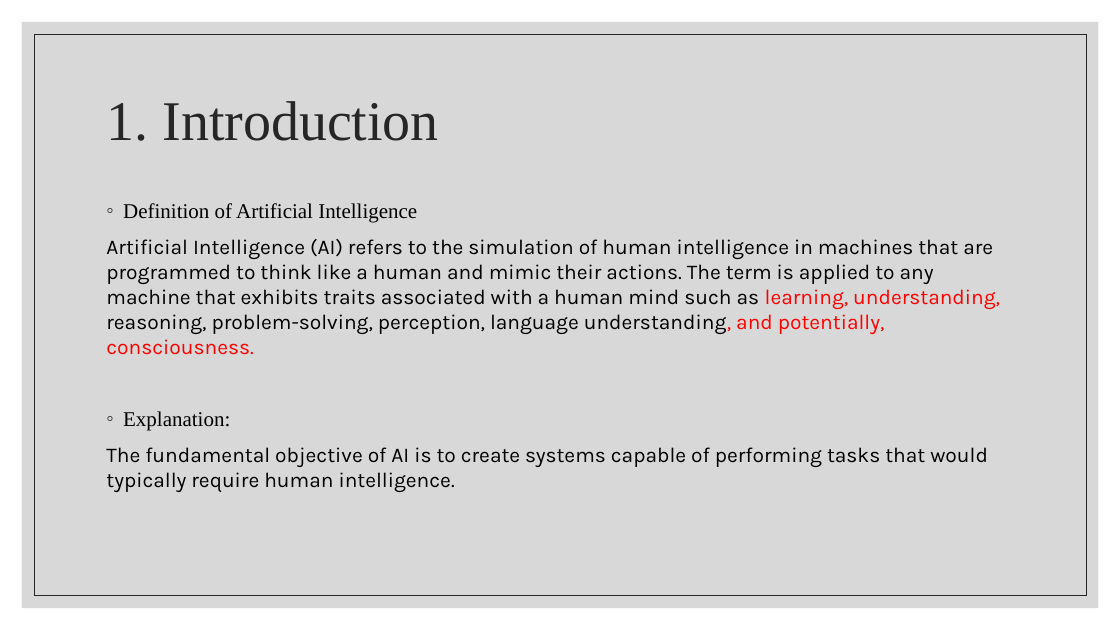
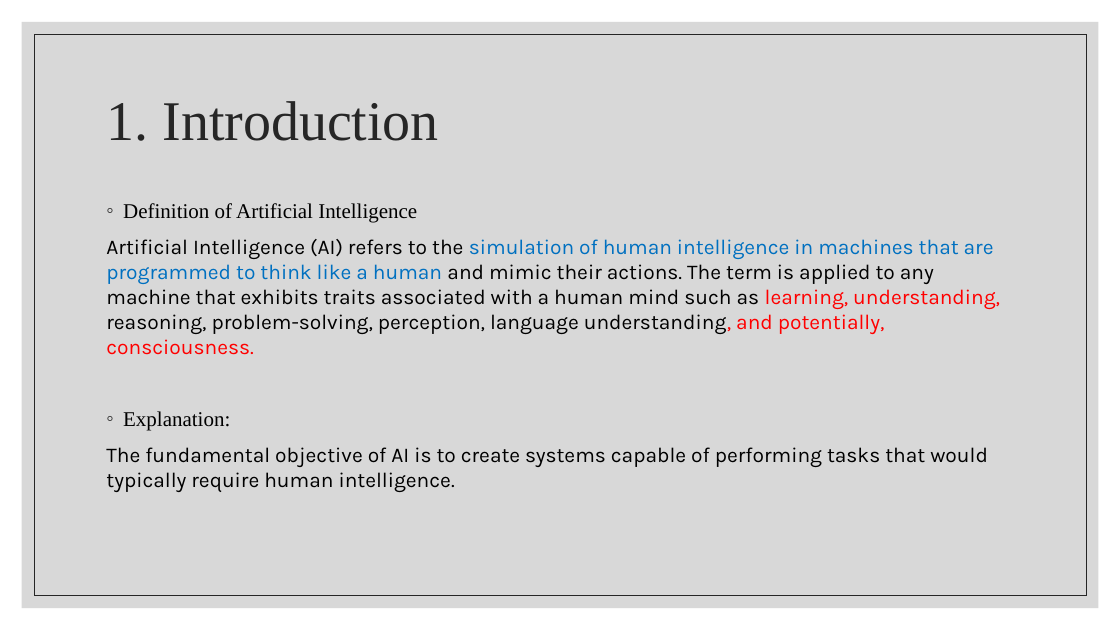
Before and after one commit to wutmeownow/phys441, a slide deck: slide 24 of JupyterNotebooks/LLS/Lecture1.pptx. Drawn at 1120x630 pixels with LibreOffice and Linux fonts; fonts in the diff are those of the drawing. Boxes give left, top, right and bottom in pixels: in the first picture for what was removed or moved away, otherwise in the second. Text is boxed around its words. In the diff, an @@ line names an element or a change of style, - is before the commit and + after.

Commit message:
Updates

```diff
--- a/JupyterNotebooks/LLS/Lecture1.pptx
+++ b/JupyterNotebooks/LLS/Lecture1.pptx
@@ text at (106, 239, 1000, 355): text colour #000000 to #0070C0 in "simulation of human intelligence in machines that ..." @@
```
Also in this commit, not shown: 12 slides added.
